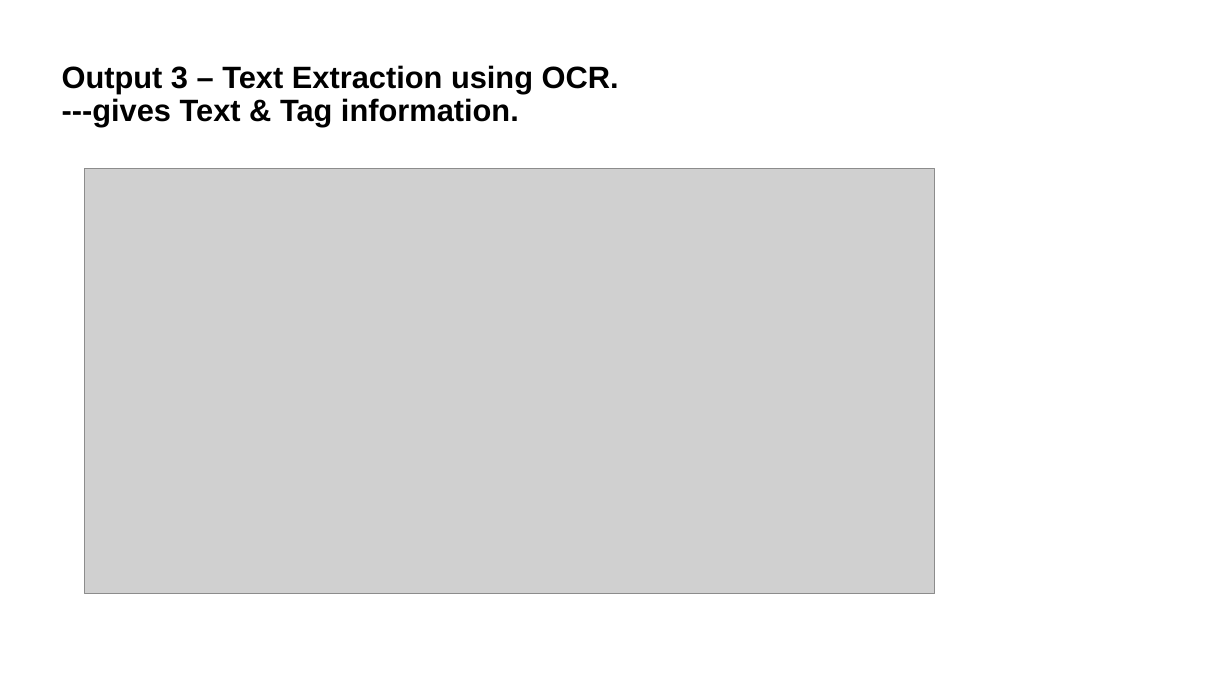
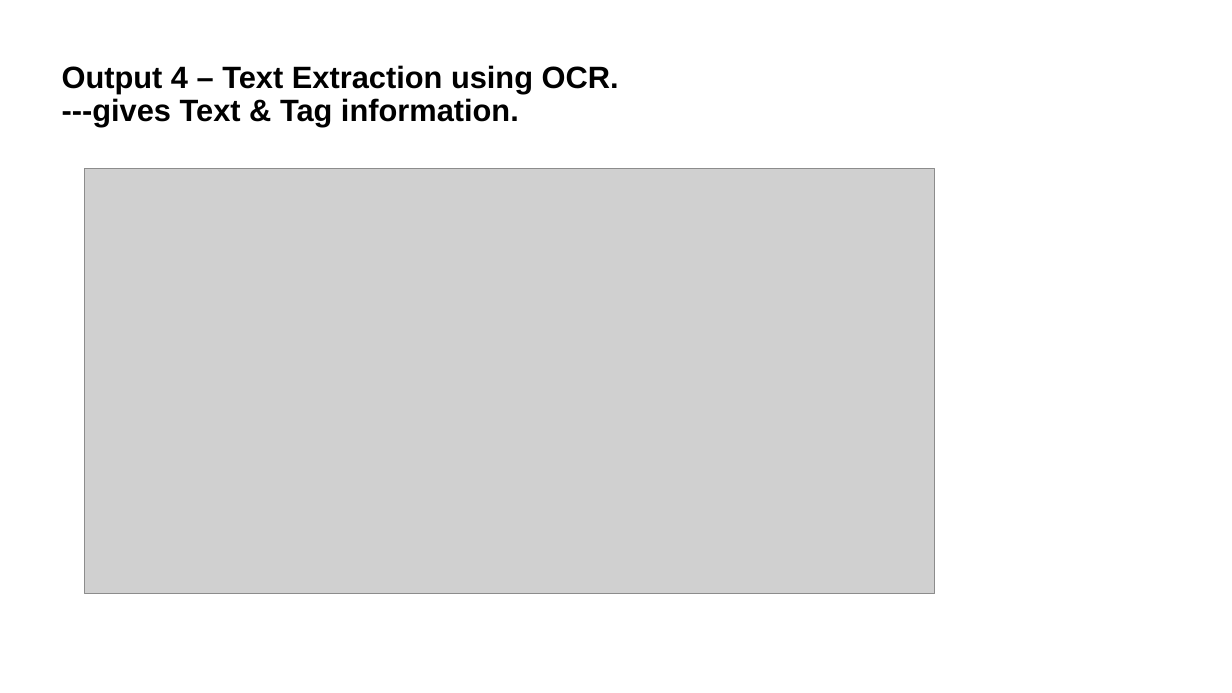
Before and after one commit to Tech4-Good/Step01_Learning, a slide deck: slide 11 of 04_ComputerVision/01_POC_Hexagon_AI_PID/AI for PDF extraction.pptx. Drawn at 1232x693 pixels with LibreOffice and Linux fonts; fonts in the diff are those of the drawing; grey boxes stand for pictures; background and template pictures are left out. Boxes give left, top, right and bottom in pixels: in the first picture for what was removed or moved away, otherwise in the second. Text is boxed around its words. In the diff, an @@ line names an element or a change of style, - is before the commit and + after.

```diff
--- a/04_ComputerVision/01_POC_Hexagon_AI_PID/AI for PDF extraction.pptx
+++ b/04_ComputerVision/01_POC_Hexagon_AI_PID/AI for PDF extraction.pptx
@@ title at box(62, 65, 619, 127): text changed @@
-Output 3 – Text Extraction using OCR.
----gives Text & Tag information.
+Output 4 – Text Extraction using OCR.
+---gives Text & Tag information.
```
Also in this commit, not shown: 8 other slides changed, 2 slides added, 1 slide removed, 15 other files.
